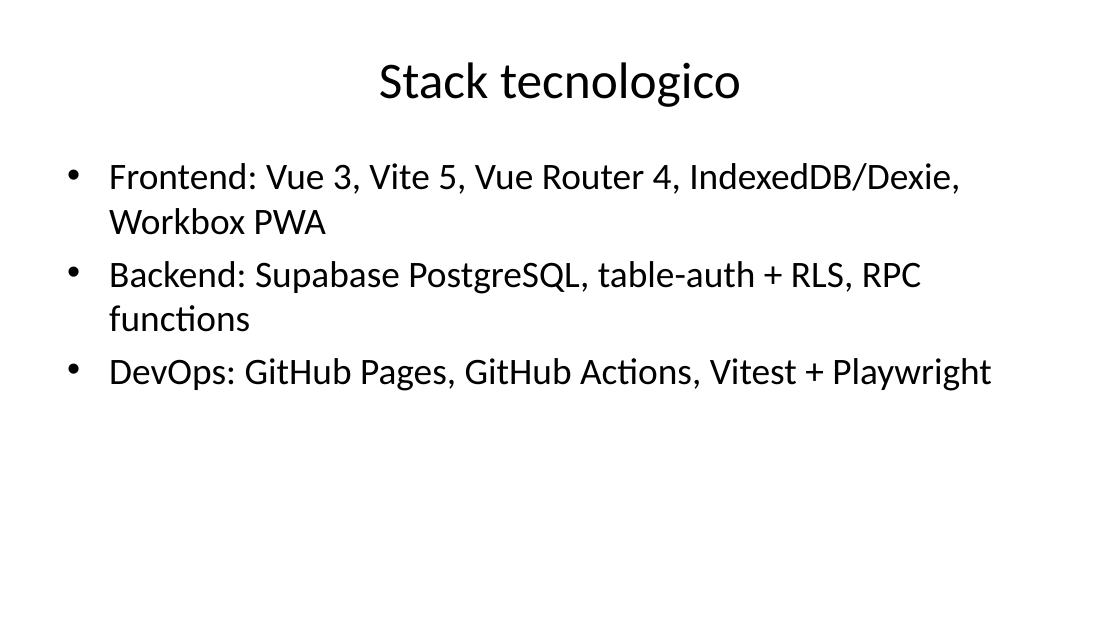
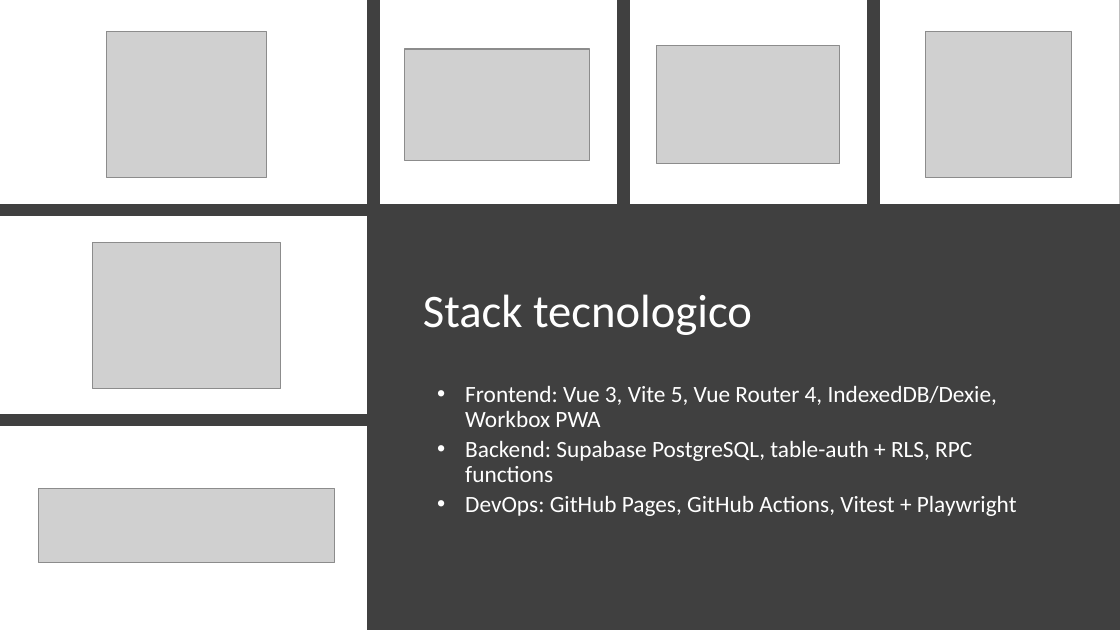
Before and after one commit to vgrazian/MediTrace, a slide deck: slide 15 of docs/presentation/medi-trace-editable.pptx (slide 23 before the commit). Drawn at 1120x630 pixels with LibreOffice and Linux fonts; fonts in the diff are those of the drawing; grey boxes stand for pictures. Boxes give left, top, right and bottom in pixels: in the first picture for what was removed or moved away, otherwise in the second. Text is boxed around its words. In the diff, an @@ line names an element or a change of style, - is before the commit and + after.

```diff
--- a/docs/presentation/medi-trace-editable.pptx
+++ b/docs/presentation/medi-trace-editable.pptx
@@ background #FFFFFF to #454545 @@
@@ rectangle added at [0, 0, 1120, 630], fill #FFFFFF @@
@@ line added from (373, 0) to (373, 629), #404040 8 pt @@
@@ line added from (624, 0) to (624, 206), #404040 8 pt @@
@@ line added from (874, 0) to (874, 206), #404040 8 pt @@
@@ picture added at [106, 31, 267, 177] @@
@@ picture added at [404, 49, 589, 160] @@
@@ picture added at [656, 46, 839, 165] @@
@@ picture added at [926, 31, 1072, 177] @@
@@ line added from (1120, 209) to (0, 209), #404040 8 pt @@
@@ rectangle added at [374, 212, 1120, 630], fill #404040 @@
@@ picture added at [93, 242, 281, 388] @@
@@ title "Stack tecnologico": place and size @@
-title "Stack tecnologico" at [379, 62, 741, 107]
+title "Stack tecnologico" at [423, 294, 752, 335]
@@ title "Stack tecnologico" at [423, 294, 752, 335]: size 33 to 30 pt, text colour #000000 to #FFFFFF; alignment centre to left; line spacing 1 to 0.9 @@
@@ text "Frontend: Vue 3, Vite 5, ...": place and size @@
-text "Frontend: Vue 3, Vite 5, ..." at [109, 163, 992, 391]
+text "Frontend: Vue 3, Vite 5, ..." at [465, 386, 1017, 516]
@@ text "Frontend: Vue 3, Vite 5, ..." at [465, 386, 1017, 516]: size 24 to 15 pt, text colour #000000 to #FFFFFF; indent changed; line spacing 1 to 0.9; less space between paragraphs @@
@@ line added from (373, 420) to (0, 420), #404040 8 pt @@
@@ picture added at [38, 488, 335, 562] @@
```
Also in this commit, not shown: 15 other slides changed, 1 slide added, 10 slides removed, 27 other files.
